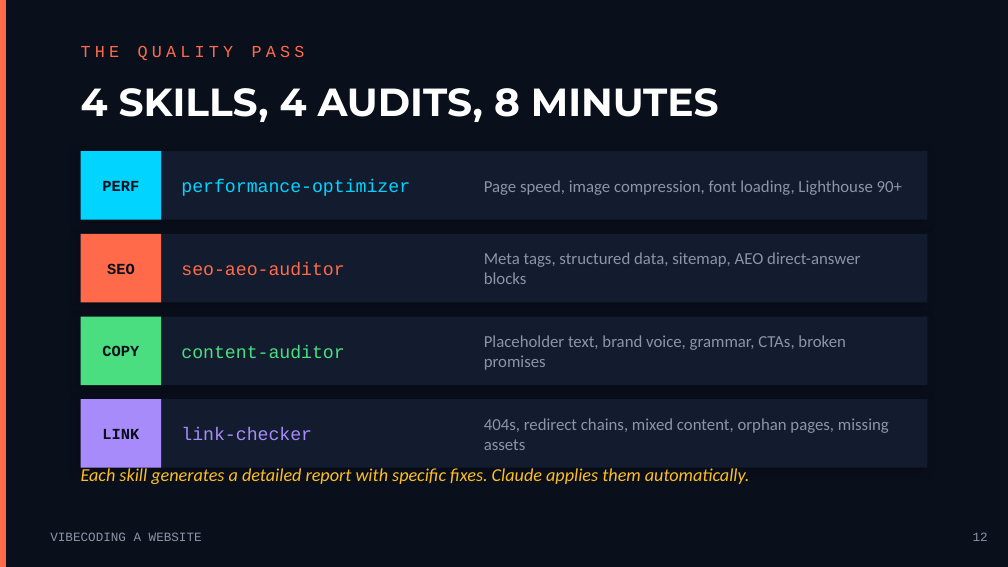
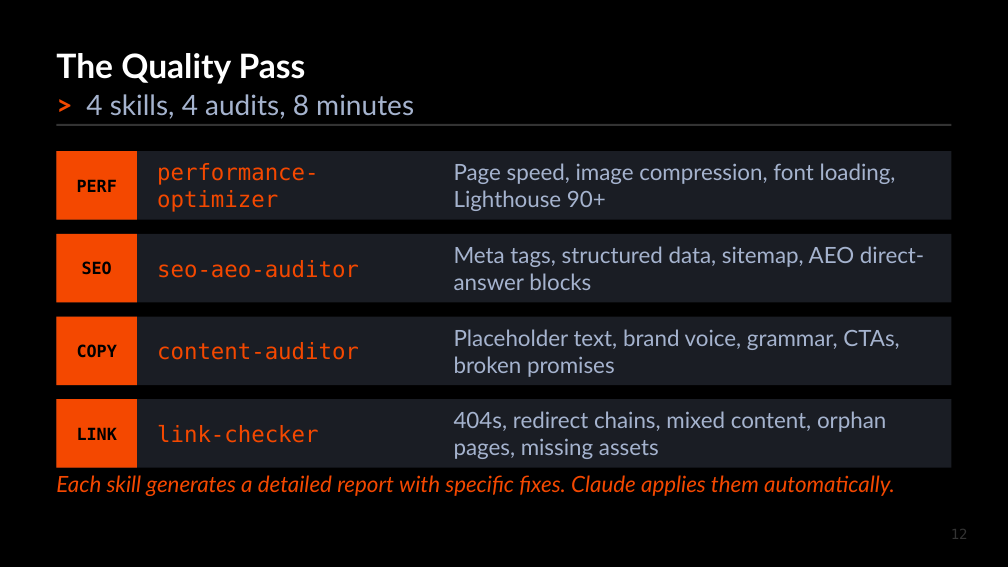
Before and after one commit to mrhinkle/VibeCoding-a-Website, a slide deck: slide 12 of course/VibeCoding-a-Website.pptx. Drawn at 1008x567 pixels with LibreOffice and Linux fonts; fonts in the diff are those of the drawing. Boxes give left, top, right and bottom in pixels: in the first picture for what was removed or moved away, otherwise in the second. Text is boxed around its words. In the diff, an @@ line names an element or a change of style, - is before the commit and + after.

```diff
--- a/course/VibeCoding-a-Website.pptx
+++ b/course/VibeCoding-a-Website.pptx
@@ background #0A0F1C to #000000 @@
@@ rectangle removed at (0,0,6,566) @@
@@ text at (56,53,306,84): text changed; size 12 to 24 pt; font Courier New to Lato; text colour #FF6B4A to #FFFFFF; bold on @@
-THE QUALITY PASS
+The Quality Pass
@@ text at (86,94,414,119): text changed; size 28 to 20 pt; font Montserrat to Lato; text colour #FFFFFF to #A5B3CE; bold off @@
-4 SKILLS, 4 AUDITS, 8 MINUTES
+> 4 skills, 4 audits, 8 minutes
@@ rectangle: place and size @@
-rectangle at (81,151,927,220)
+rectangle at (56,124,952,126)
@@ rectangle at (56,124,952,126): fill #131B2E to #333333; shadow off @@
@@ rectangle at (56,151,137,220): fill #00D4FF to #F44800 @@
@@ rectangle added at (56,151,952,220), fill #1A1D24 @@
@@ text "performance-optimizer" at (157,163,318,212): size 13 to 16 pt, font Courier New to DejaVu Sans Mono, text colour #00D4FF to #F44800 @@
@@ text "Page speed, image compression, font ...": place and size @@
-text "Page speed, image compression, font ..." at (484,180,902,195)
+text "Page speed, image compression, font ..." at (454,163,896,211)
@@ rectangle: place and size @@
-rectangle at (81,234,927,302)
+rectangle at (56,234,952,302)
@@ rectangle at (56,234,137,302): fill #FF6B4A to #F44800 @@
@@ text "seo-aeo-auditor" at (157,260,359,278): size 13 to 16 pt, font Courier New to DejaVu Sans Mono, text colour #FF6B4A to #F44800 @@
@@ text "Meta tags, structured data, sitemap, ...": place and size @@
-text "Meta tags, structured data, sitemap, ..." at (484,252,860,284)
+text "Meta tags, structured data, sitemap, ..." at (454,246,924,290)
@@ fill #131B2E to #1A1D24; shadow off in 3 elements at (56,399,952,468), (56,234,952,302), (56,317,952,385) @@
@@ rectangle: place and size @@
-rectangle at (81,317,927,385)
+rectangle at (56,317,952,385)
@@ rectangle at (56,317,137,385): fill #4ADE80 to #F44800 @@
@@ text "content-auditor" at (157,342,359,360): size 13 to 16 pt, font Courier New to DejaVu Sans Mono, text colour #4ADE80 to #F44800 @@
@@ text "Placeholder text, brand voice, grammar, ...": place and size @@
-text "Placeholder text, brand voice, grammar, ..." at (484,335,845,370)
+text "Placeholder text, brand voice, grammar, ..." at (454,329,899,377)
@@ 8 texts, 4 rectangles: place and size @@
-8 texts, 4 rectangles at (81,151,410,468)
+8 texts, 4 rectangles at (56,151,359,468)
@@ size 11 to 12 pt, font Courier New to DejaVu Sans Mono, text colour #0A0F1C to #000000 in 4 elements at (77,179,117,192), (82,261,112,275), (77,344,117,358), (77,427,117,440) @@
@@ rectangle: place and size @@
-rectangle at (81,399,927,468)
+rectangle at (56,399,952,468)
@@ rectangle at (56,399,137,468): fill #A78BFA to #F44800 @@
@@ text "link-checker" at (157,425,318,443): size 13 to 16 pt, font Courier New to DejaVu Sans Mono, text colour #A78BFA to #F44800 @@
@@ size 12 to 16 pt, font Calibri to Lato, text colour #8B95A8 to #A5B3CE in 4 elements at (454,163,896,211), (454,246,924,290), (454,329,899,377), (454,411,886,459) @@
@@ text "404s, redirect chains, mixed content, ...": place and size @@
-text "404s, redirect chains, mixed content, ..." at (484,418,889,450)
+text "404s, redirect chains, mixed content, ..." at (454,411,886,459)
@@ text "Each skill generates a detailed ...": place and size @@
-text "Each skill generates a detailed ..." at (81,466,750,484)
+text "Each skill generates a detailed ..." at (56,475,895,496)
@@ text "Each skill generates a detailed ..." at (56,475,895,496): size 13 to 16 pt, font Calibri to Lato, text colour #FBBF24 to #F44800 @@
@@ text removed at (50,532,202,541) @@
-VIBECODING A WEBSITE
@@ text "12": place and size @@
-text "12" at (973,532,988,541)
+text "12" at (951,529,968,539)
@@ text "12" at (951,529,968,539): size 9 to 10 pt, font Courier New to DejaVu Sans Mono, text colour #8B95A8 to #333333 @@
```
Also in this commit, not shown: 19 other slides changed.
